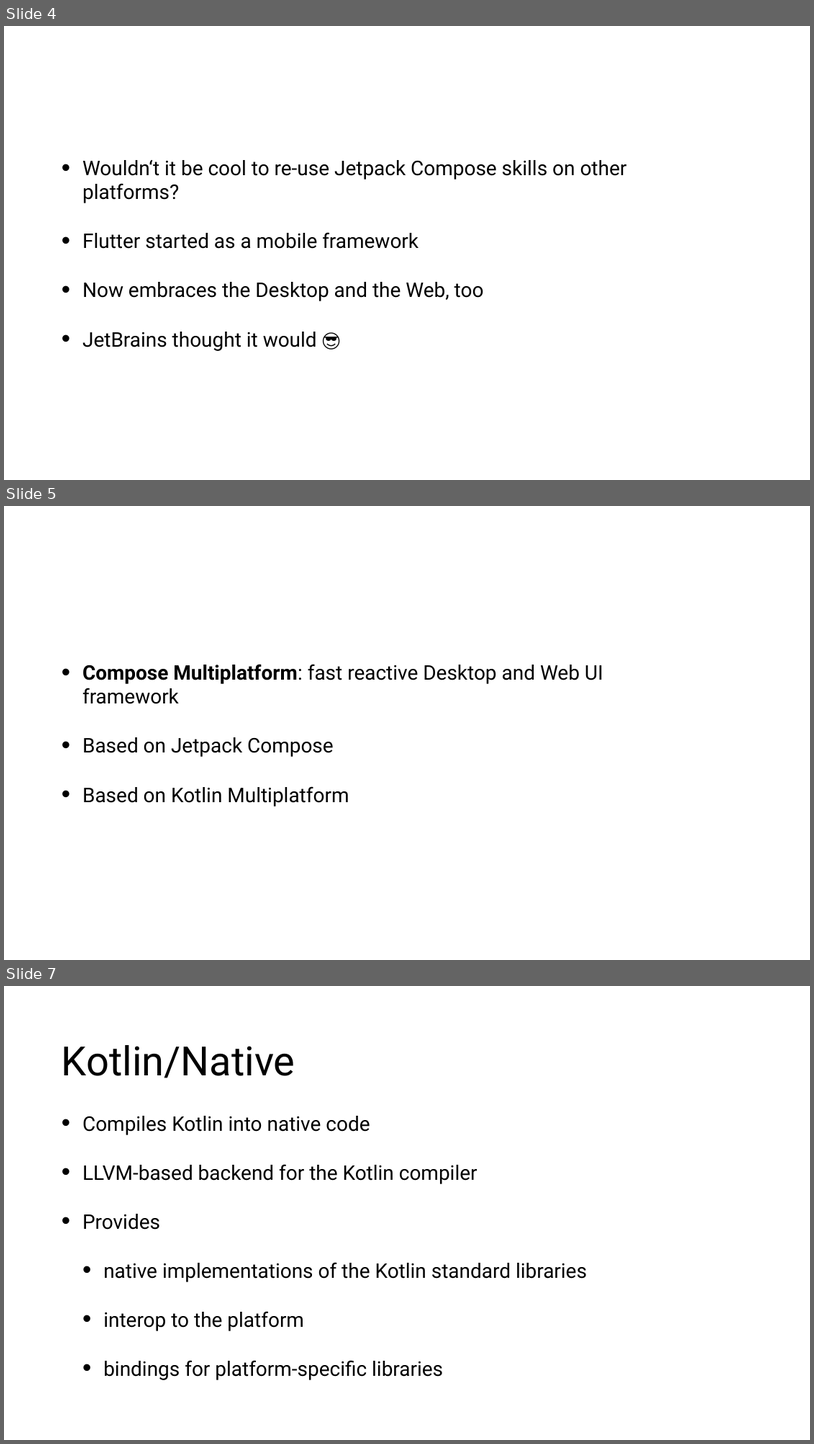
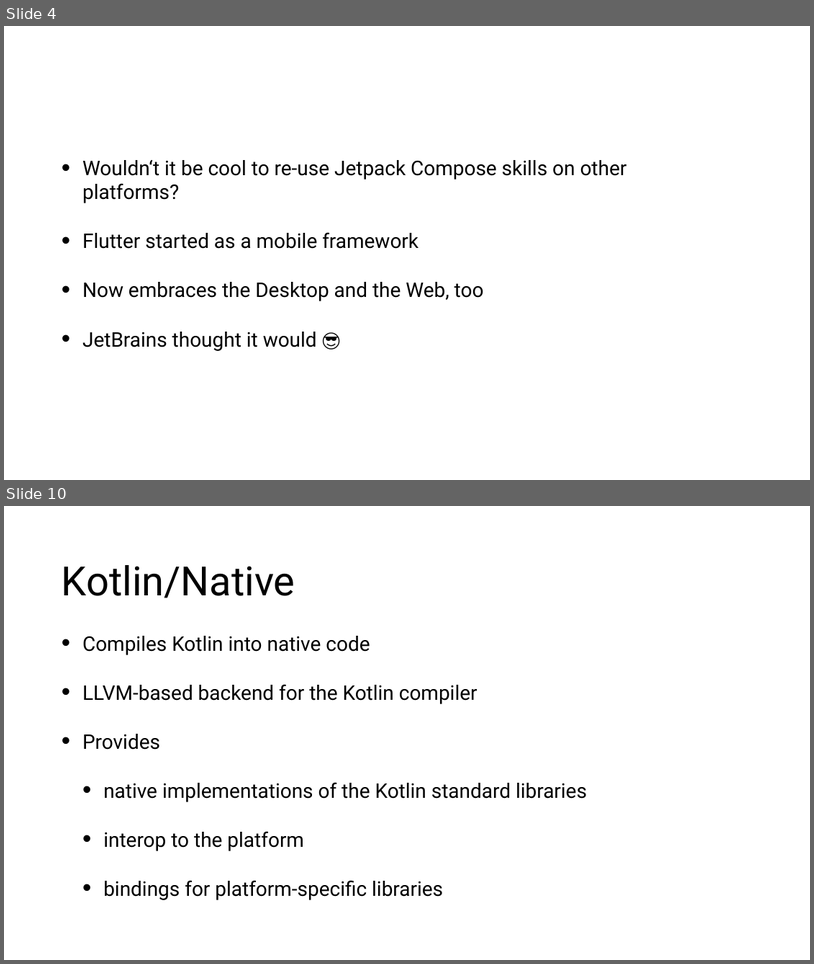
Before and after one commit to tkuenneth/compose_workshop, a slide deck: slides/06_Beyond Android.pptx. Shown one above the other, each under a label of ours: slides 4, 5 and 7 before the commit, slides 4 and 10 after it; the slides between them are not shown. The pictures are 814x1444 and 814x964 pixels, drawn with LibreOffice and Linux fonts; fonts in the diff are those of the drawing; background and template pictures are left out. Boxes give left, top, right and bottom in pixels: in the first picture for what was removed or moved away, otherwise in the second. Text is boxed around its words. In the diff, an @@ line names an element or a change of style, - is before the commit and + after.

```diff
--- a/slides/06_Beyond Android.pptx
+++ b/slides/06_Beyond Android.pptx
@@ slide 5 removed at [4, 506, 810, 960], background #FFFFFF @@
@@ text removed at [82, 664, 604, 806] @@
-• Compose Multiplatform: fast reactive Desktop and Web UI framework
-• Based on Jetpack Compose
-• Based on Kotlin Multiplatform
@@ what was slide 7 is now slide 10 @@
```
Also in this commit, not shown: 3 slides changed, 6 slides added, 1 other slide removed.
